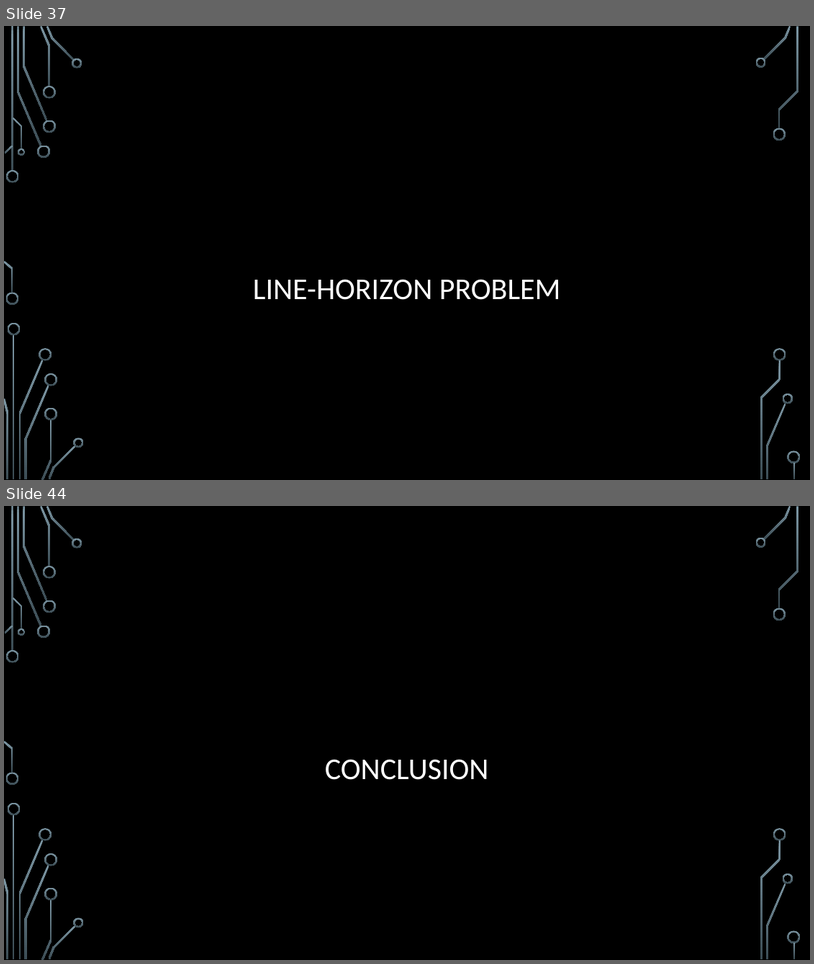
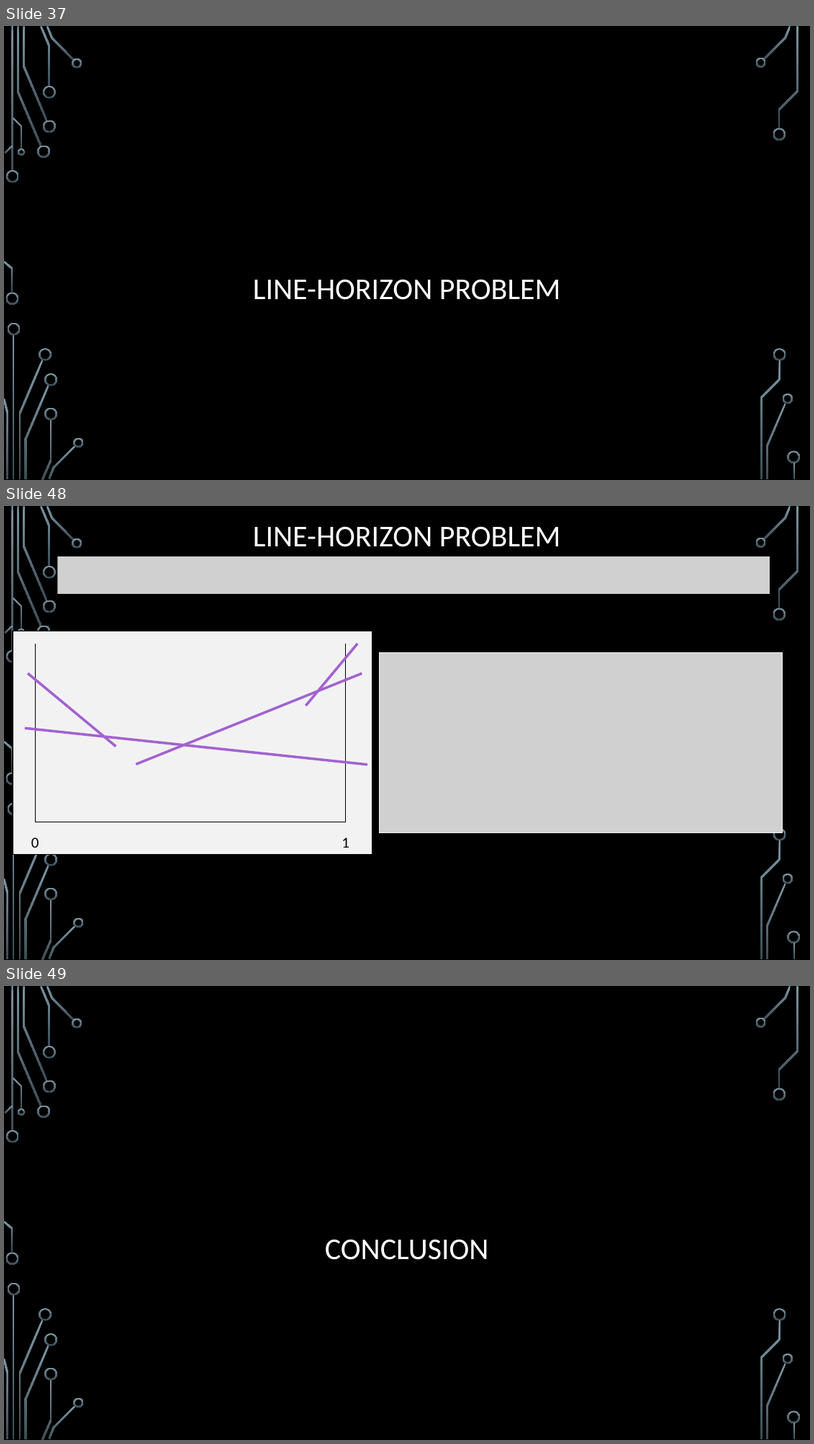
Before and after one commit to janiceeguo/advAlgo, a slide deck: slides/ComputationalGeom-part1-Intersections.pptx. Shown one above the other, each under a label of ours: slides 37 and 44 before the commit, slides 37, 48 and 49 after it; the slides between them are not shown. The pictures are 814x964 and 814x1444 pixels, drawn with LibreOffice and Linux fonts; fonts in the diff are those of the drawing; grey boxes stand for pictures; background and template pictures are left out. Boxes give left, top, right and bottom in pixels: in the first picture for what was removed or moved away, otherwise in the second. Text is boxed around its words. In the diff, an @@ line names an element or a change of style, - is before the commit and + after.

```diff
--- a/slides/ComputationalGeom-part1-Intersections.pptx
+++ b/slides/ComputationalGeom-part1-Intersections.pptx
@@ slide 48 added at bbox=[4, 506, 810, 960], background picture (left out); not listed: 35 template elements that a slide beside it also shows @@
@@ title added at bbox=[253, 526, 561, 547], 36 pt, text #FFFFFF @@
+LINE-HORIZON PROBLEM
@@ picture added at bbox=[58, 557, 771, 595] @@
@@ picture added at bbox=[380, 652, 782, 833] @@
@@ group added at bbox=[13, 631, 373, 854]: 8 lines, 2 texts, 1 rectangle @@
+0
+1
@@ what was slide 44 is now slide 49 @@
```
Also in this commit, not shown: 10 other slides added, 6 slides removed, 4 other files.
